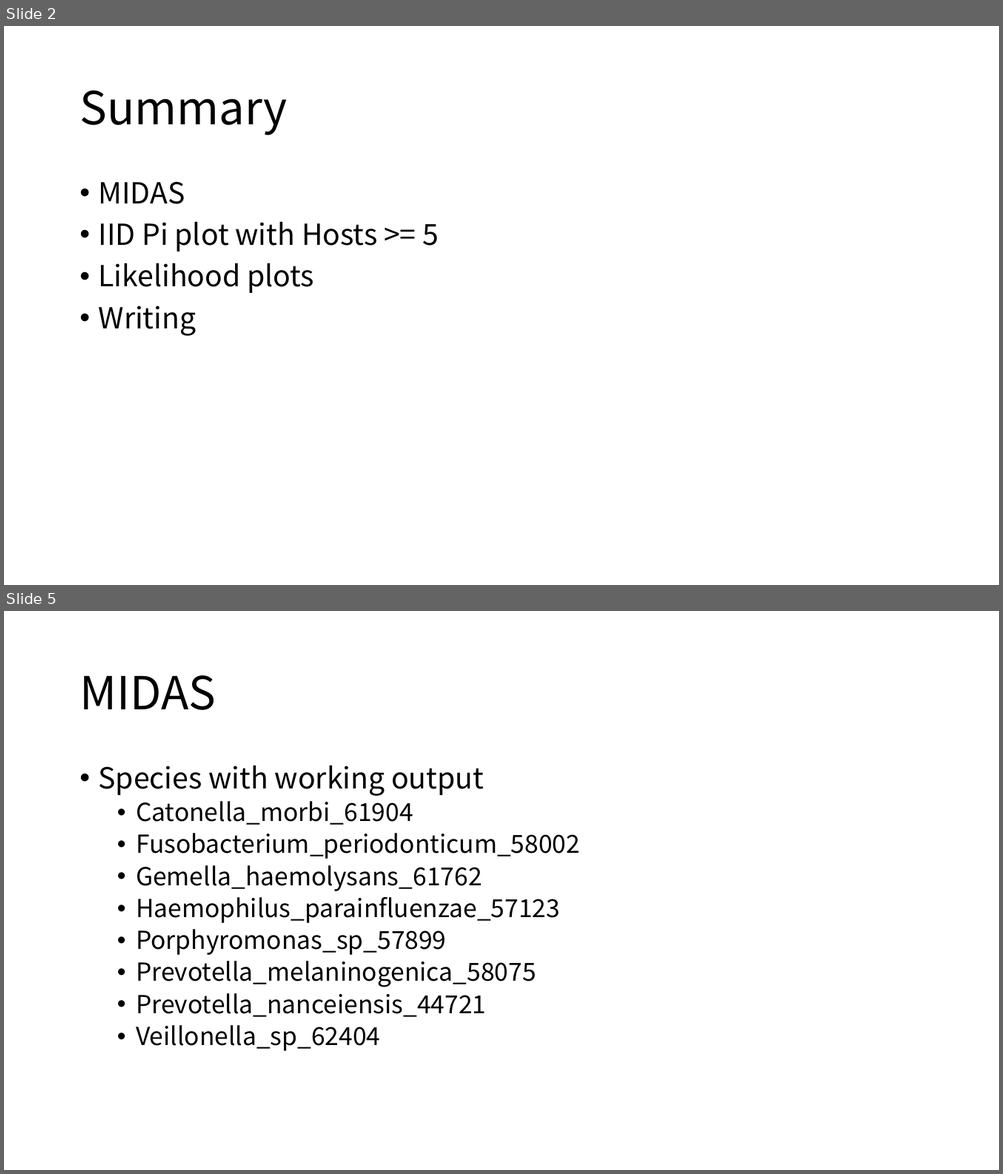
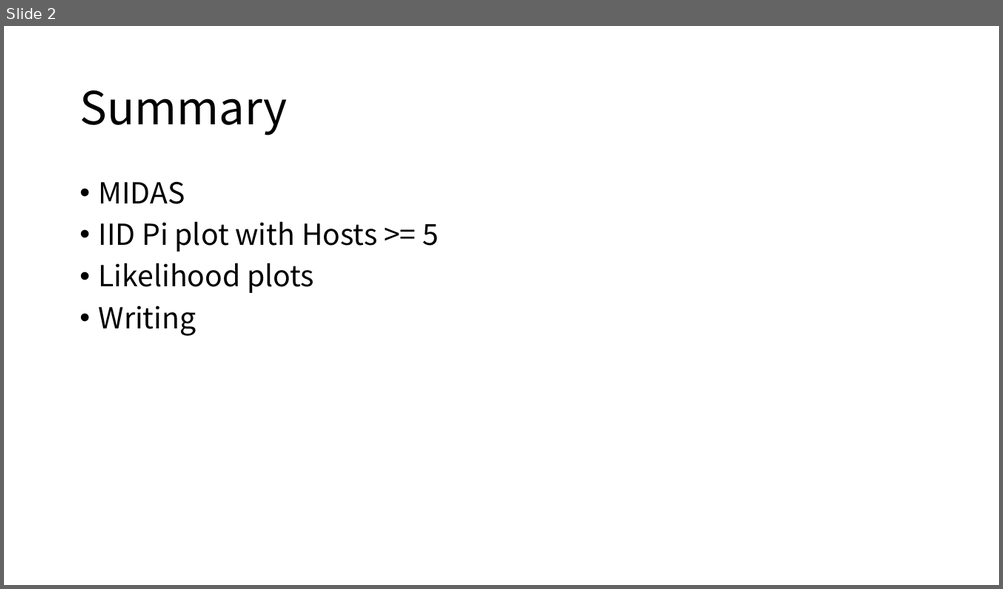
Before and after one commit to jon-mah/demo_for_ccgb, a slide deck: Summary/20220907_microbiome_demographic_slides.pptx. Shown one above the other, each under a label of ours: slides 2 and 5 before the commit, slide 2 after it; the slides between them are not shown. The pictures are 1003x1174 and 1003x589 pixels, drawn with LibreOffice and Linux fonts; fonts in the diff are those of the drawing. Boxes give left, top, right and bottom in pixels: in the first picture for what was removed or moved away, otherwise in the second. Text is boxed around its words. In the diff, an @@ line names an element or a change of style, - is before the commit and + after.

```diff
--- a/Summary/20220907_microbiome_demographic_slides.pptx
+++ b/Summary/20220907_microbiome_demographic_slides.pptx
@@ slide 5 removed at (4,611,999,1170), background #FFFFFF @@
@@ title removed at (79,675,216,710) @@
-MIDAS
@@ text removed at (99,765,580,1051) @@
-• Species with working output
-  • Catonella_morbi_61904
-  • Fusobacterium_periodonticum_58002
-  • Gemella_haemolysans_61762
-  • Haemophilus_parainfluenzae_57123
-  • Porphyromonas_sp_57899
-  • Prevotella_melaninogenica_58075
-  • Prevotella_nanceiensis_44721
-  • Veillonella_sp_62404
```
Also in this commit, not shown: 5 other slides removed, 7 other files.
